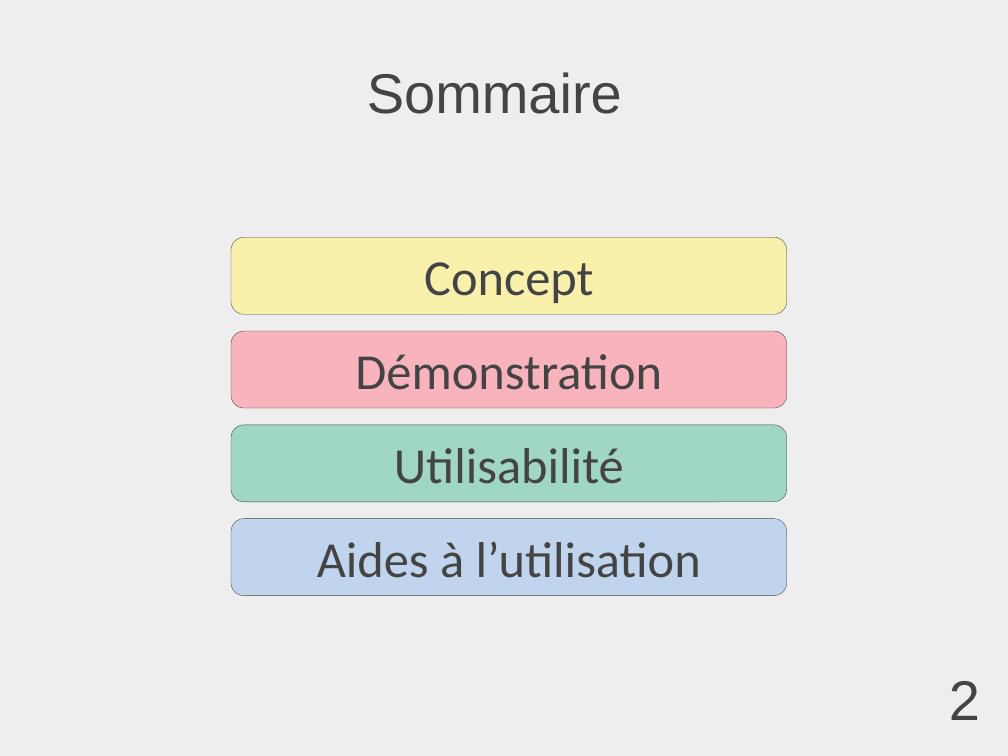
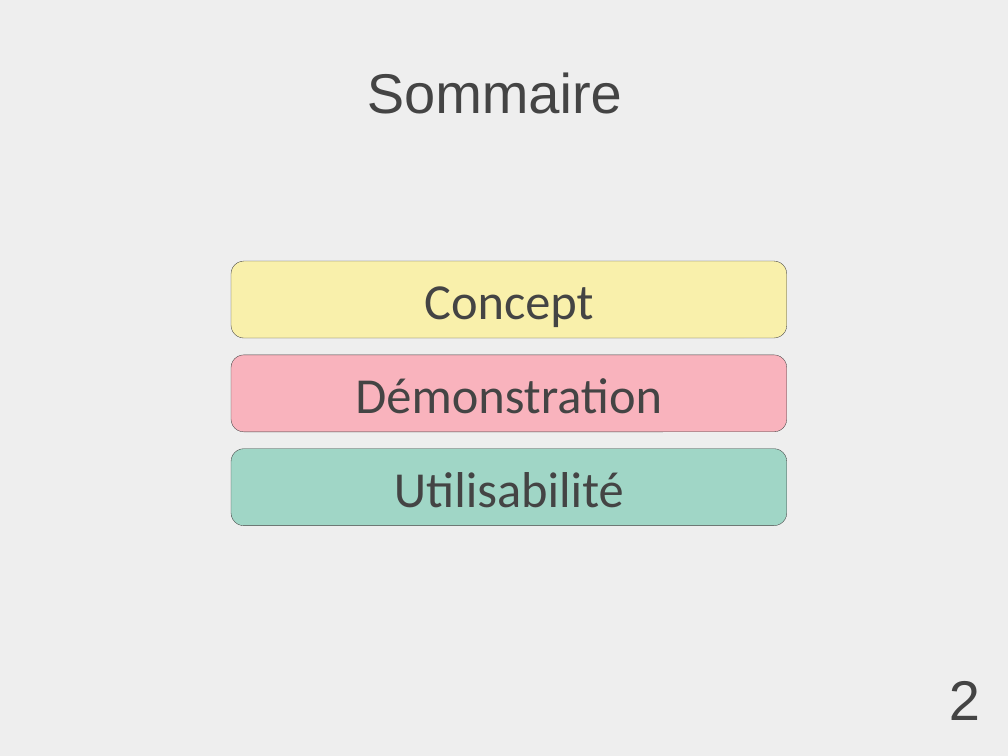
Before and after one commit to AmandineF/UDES, a slide deck: slide 2 of IM/TP5/AwaiPres.pptx. Drawn at 1008x756 pixels with LibreOffice and Linux fonts; fonts in the diff are those of the drawing. Boxes give left, top, right and bottom in pixels: in the first picture for what was removed or moved away, otherwise in the second. Text is boxed around its words. In the diff, an @@ line names an element or a change of style, - is before the commit and + after.

```diff
--- a/IM/TP5/AwaiPres.pptx
+++ b/IM/TP5/AwaiPres.pptx
@@ 3 rounded rectangles: place and size @@
-3 rounded rectangles at (231, 237, 786, 502)
+3 rounded rectangles at (231, 261, 786, 525)
@@ rounded rectangle removed at (231, 519, 786, 596) @@
-Aides à l’utilisation
```
Also in this commit, not shown: 2 other slides changed, 1 slide removed, 39 other files.
